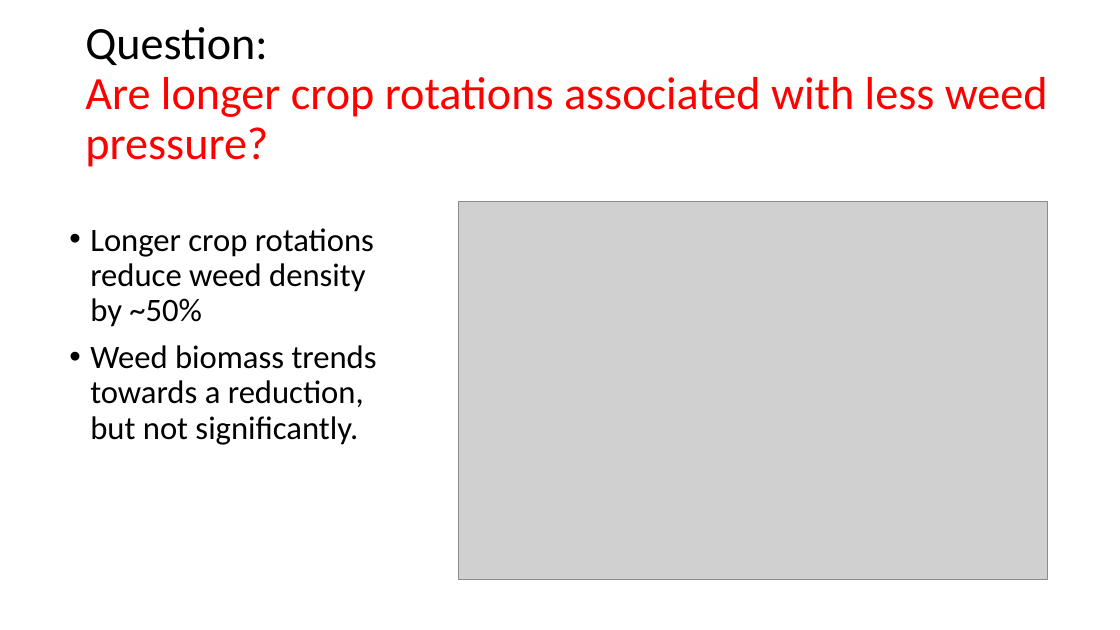
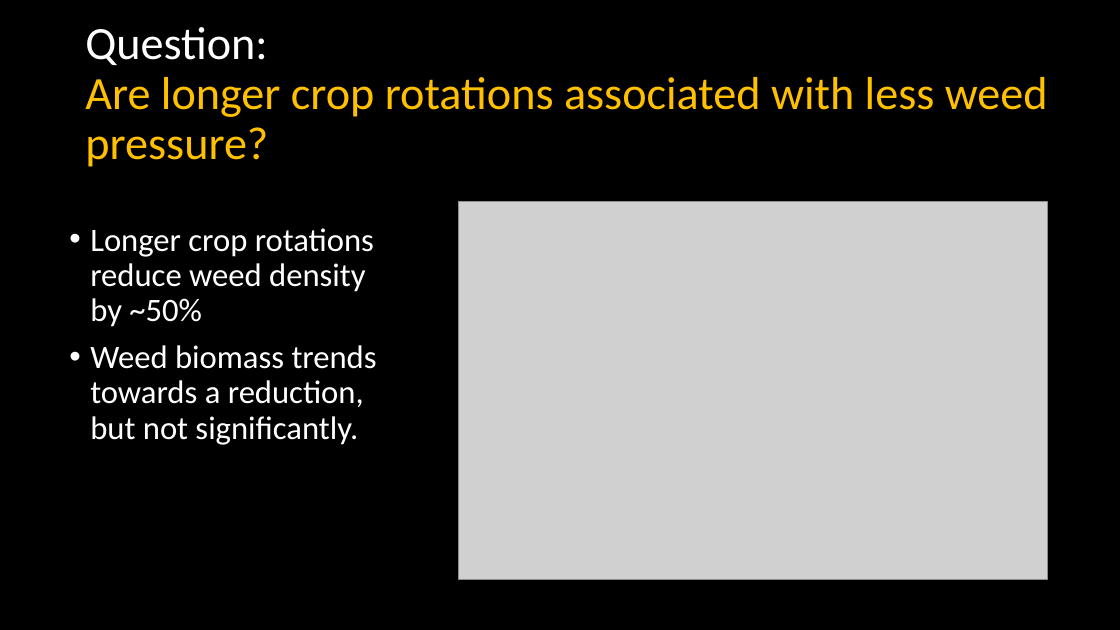
Before and after one commit to EEB698-F2018/analysis-outline-vanichols, a slide deck: slide 13 of Presentation_v1.pptx. Drawn at 1120x630 pixels with LibreOffice and Linux fonts; fonts in the diff are those of the drawing; grey boxes stand for pictures. Boxes give left, top, right and bottom in pixels: in the first picture for what was removed or moved away, otherwise in the second. Text is boxed around its words. In the diff, an @@ line names an element or a change of style, - is before the commit and + after.

```diff
--- a/Presentation_v1.pptx
+++ b/Presentation_v1.pptx
@@ background #FFFFFF to #000000 @@
@@ title "Question: Are longer crop rotations ..." at (85, 27, 1048, 167): text colour #000000 to #FFFFFF in "Question:"; text colour #FF0000 to #FFC000 in "Are longer crop rotations associated with less ..." @@
@@ text "Longer crop rotations reduce weed ..." at (90, 228, 377, 445): text colour #000000 to #FFFFFF @@
```
Also in this commit, not shown: 14 other slides changed, 2 slides added.
